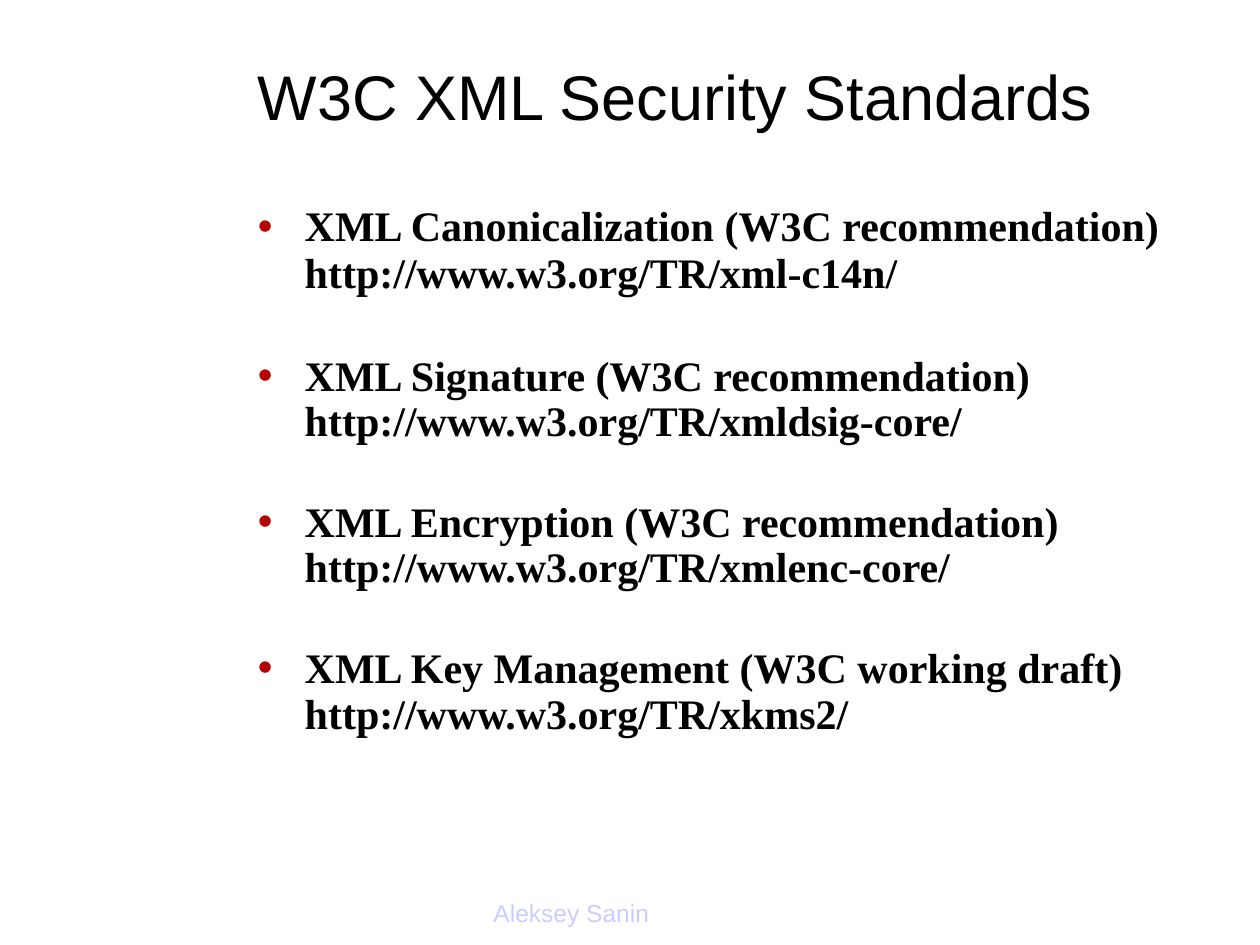
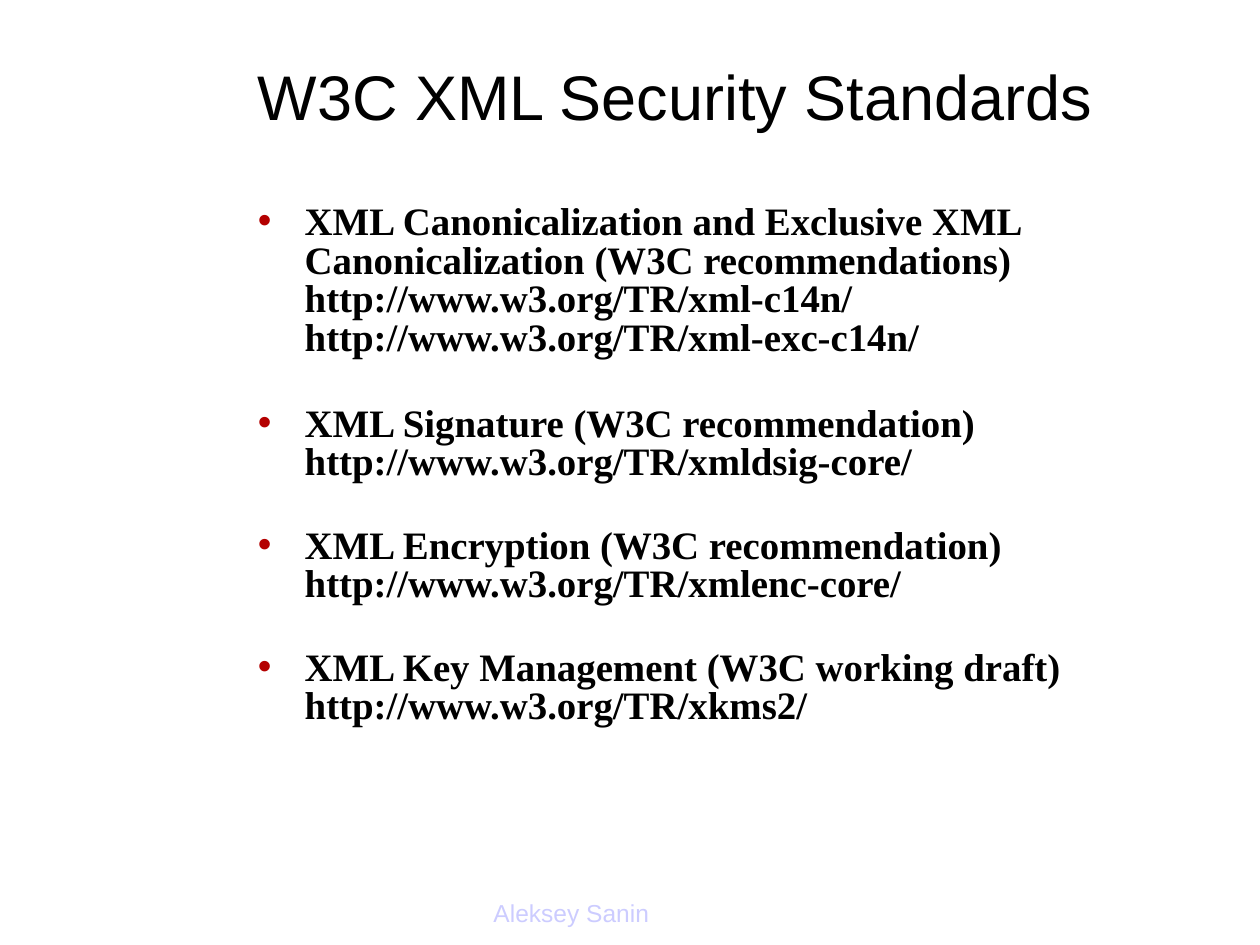
Before and after one commit to lsh123/xmlsec, a slide deck: slide 3 of docs/extra/xmlsec_oscon_2003.ppt. Drawn at 1260x945 pixels with LibreOffice and Linux fonts; fonts in the diff are those of the drawing; background and template pictures are left out. Boxes give left, top, right and bottom in pixels: in the first picture for what was removed or moved away, otherwise in the second. Text is boxed around its words. In the diff, an @@ line names an element or a change of style, - is before the commit and + after.

```diff
--- a/docs/extra/xmlsec_oscon_2003.ppt
+++ b/docs/extra/xmlsec_oscon_2003.ppt
@@ text at (x1=305, y1=208, x2=1023, y2=359): text changed; size 24 to 22.2 pt @@
-• XML Canonicalization (W3C recommendation)
-  http://www.w3.org/TR/xml-c14n/
+• XML Canonicalization and Exclusive XML Canonicalization (W3C recommendations)
+  http://www.w3.org/TR/xml-c14n/
+  http://www.w3.org/TR/xml-exc-c14n/
@@ text at (x1=305, y1=410, x2=1060, y2=727): size 24 to 22.2 pt in "XML Signature (W3C recommendation) http://www.w3.org/TR/xmld ...", "XML Encryption (W3C recommendation) http://www.w3.org/TR/xml ...", "XML Key Management (W3C working draft) http://www.w3.org/TR/ ..."; line spacing 0.9 to 0.8 @@
```
Also in this commit, not shown: 3 other slides changed, 4 slides added, 1 slide removed.
